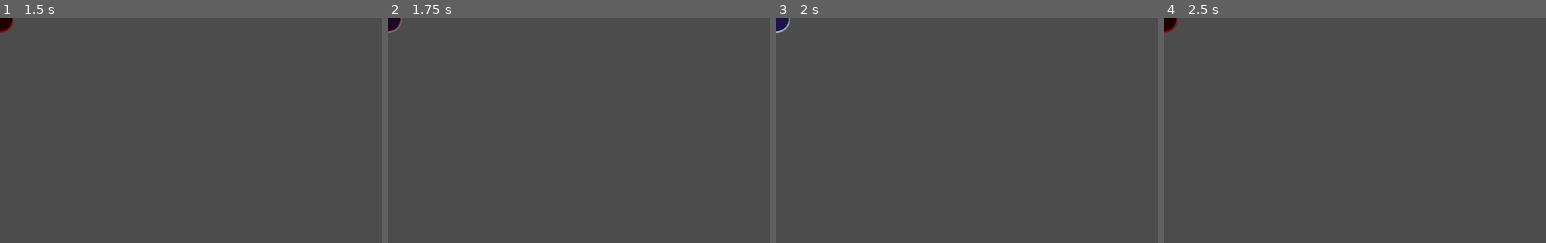
Above: before the commit, frames 1-4 (left to right).
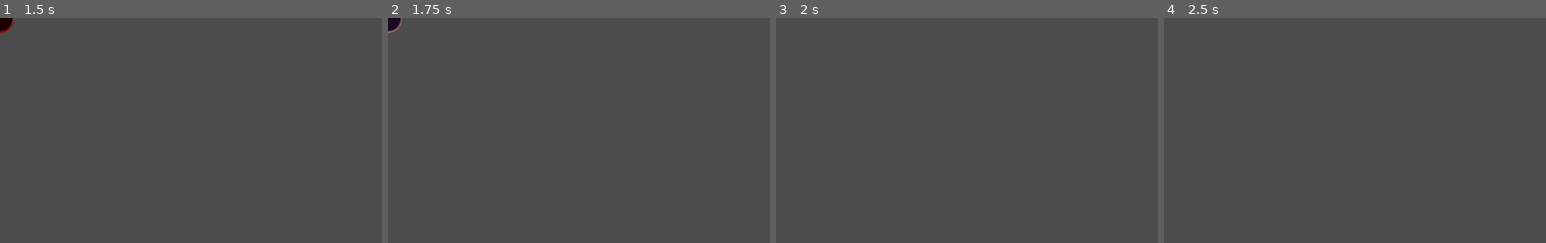
Above: after the commit, the same moments.

Repository: danielxf007/Multiplayer_Bomberman
Game: Godot game, scene res://bomb/Bomb.tscn
The game is run twice, just before and just after one commit, with the same random seed, the same clock (stepped at 60 frames per second) and the same inputs. This scene is started directly instead of the project's main scene.
Inputs:
- Up to frame 1 (1.5 s): tap Enter at 0.5 s; hold Right (move_right) 0.53-1.28 s; hold Space (set_bomb) 0.53-1.28 s; hold Down (move_down) from 1.28 s (still down); tap Space (set_bomb) at 1.35 s
- Up to frame 2 (1.75 s): keep holding Down (move_down)
- Up to frame 3 (2 s): keep holding Down (move_down)
- Up to frame 4 (2.5 s): release Down (move_down) at 2.03 s; hold Right (move_right) from 2.03 s (still down); hold Space (set_bomb) from 2.03 s (still down)
The pictures show only the part of the screen within x 0-50%, y 0-50%; the shares and areas given below are measured in that part.

Frames 1-2 are identical in both runs. In frame 3, 0.2% of the frame differs, in the area x 0-4%, y 0-7%; in frame 4, 0.2%.
Error before the commit: Invalid get index 'first_element' (on base: 'Nil'). (res://bomb/bomb.gd:14)
Error after the commit: Invalid get index 'matrix_of_cells' (on base: 'Nil'). (res://bomb/bomb.gd:44)

Commit message:
explosion

Diff:
--- a/bomb.tscn
+++ b/bomb.tscn
@@ -89,6 +89,7 @@
 script = ExtResource( 1 )
 
 [node name="sprite" type="Sprite" parent="."]
+self_modulate = Color( 1, 1, 1, 0 )
 position = Vector2( -2.92606, -2.92606 )
 texture = ExtResource( 2 )
 region_enabled = true
--- a/bomb/Bomb.tscn
+++ b/bomb/Bomb.tscn
@@ -28,6 +28,7 @@
 script = ExtResource( 2 )
 
 [node name="Sprite" type="Sprite" parent="."]
+self_modulate = Color( 1, 0, 0, 1 )
 texture = ExtResource( 1 )
 region_enabled = true
 region_rect = Rect2( 150, 4, 40, 43 )
@@ -43,6 +44,10 @@
 wait_time = 2.0
 one_shot = true
 
+[node name="ExplosionTime" type="Timer" parent="."]
+wait_time = 2.0
+one_shot = true
+
 [node name="CrossExplosion" type="Node" parent="."]
 script = ExtResource( 3 )
 LEFT_RANGE = 1
@@ -50,3 +55,4 @@
 UP_RANGE = 1
 DOWN_RANGE = 1
 [connection signal="timeout" from="PlacedBombTimer" to="." method="_on_PlacedBombTimer_timeout"]
+[connection signal="timeout" from="ExplosionTime" to="." method="_on_ExplosionTime_timeout"]
--- a/bomb/bomb.gd
+++ b/bomb/bomb.gd
@@ -11,8 +11,7 @@
 func _ready():
 	$AnimationPlayer.play("placed_bomb")
 	$PlacedBombTimer.start()
-	print(board_coordinates.first_element)
-	print(board_coordinates.second_element)
+	$ExplosionTime.start()
 
 func _on_PlacedBombTimer_timeout():
 	self.bomb_explosion()
@@ -49,3 +48,7 @@
 
 func bomb_explosion() -> void:
 	self.explode()
+
+
+func _on_ExplosionTime_timeout():
+	self.queue_free()
